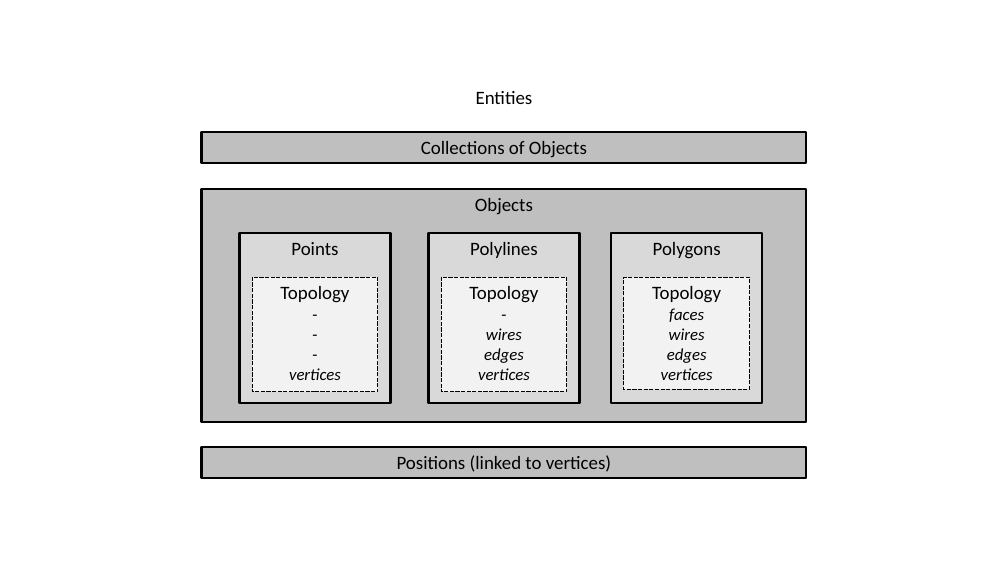
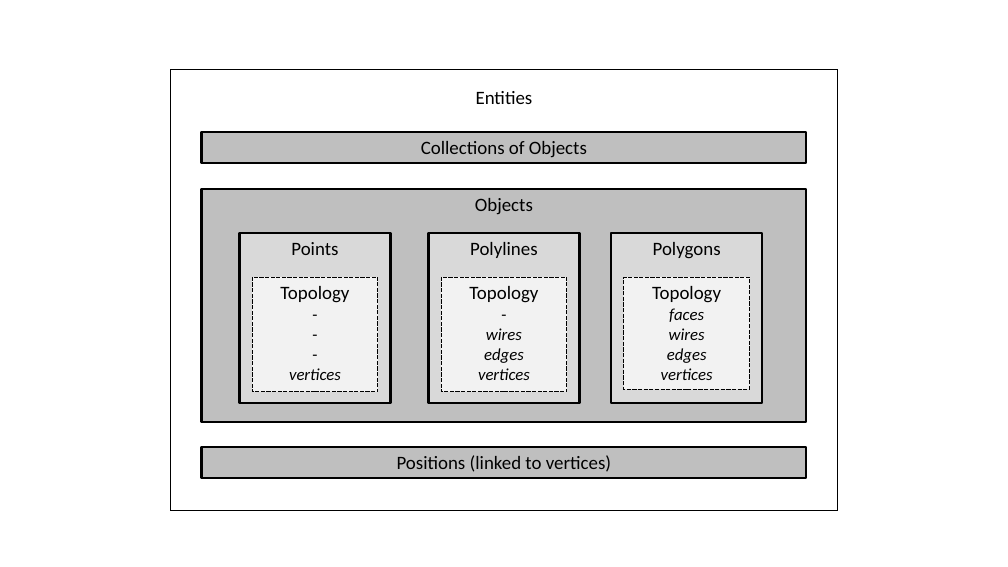
Before and after one commit to design-automation/mobius-parametric-modeller-book, a slide deck: slide 1 of assets/diagrams.pptx. Drawn at 1008x567 pixels with LibreOffice and Linux fonts; fonts in the diff are those of the drawing. Boxes give left, top, right and bottom in pixels: in the first picture for what was removed or moved away, otherwise in the second. Text is boxed around its words. In the diff, an @@ line names an element or a change of style, - is before the commit and + after.

```diff
--- a/assets/diagrams.pptx
+++ b/assets/diagrams.pptx
@@ rectangle added at (170,70,838,510), outline #000000 1 pt @@
```
Also in this commit, not shown: 3 other slides changed, 7 slides added, 1 slide removed, 8 other files.
